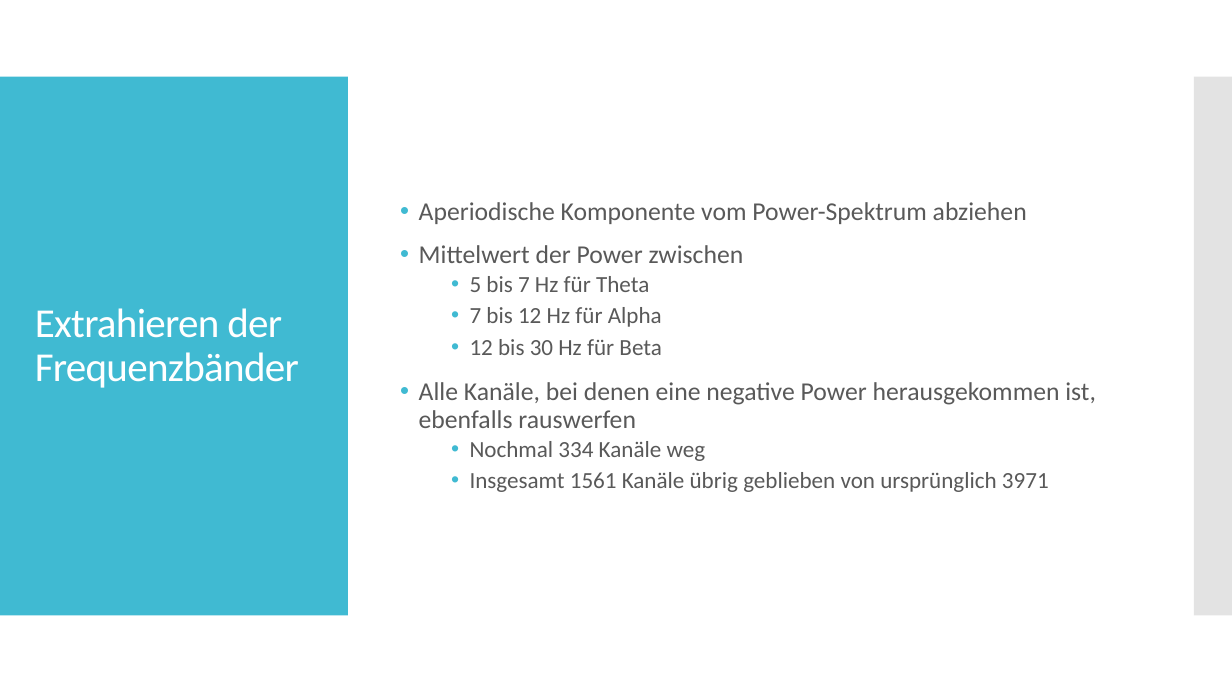
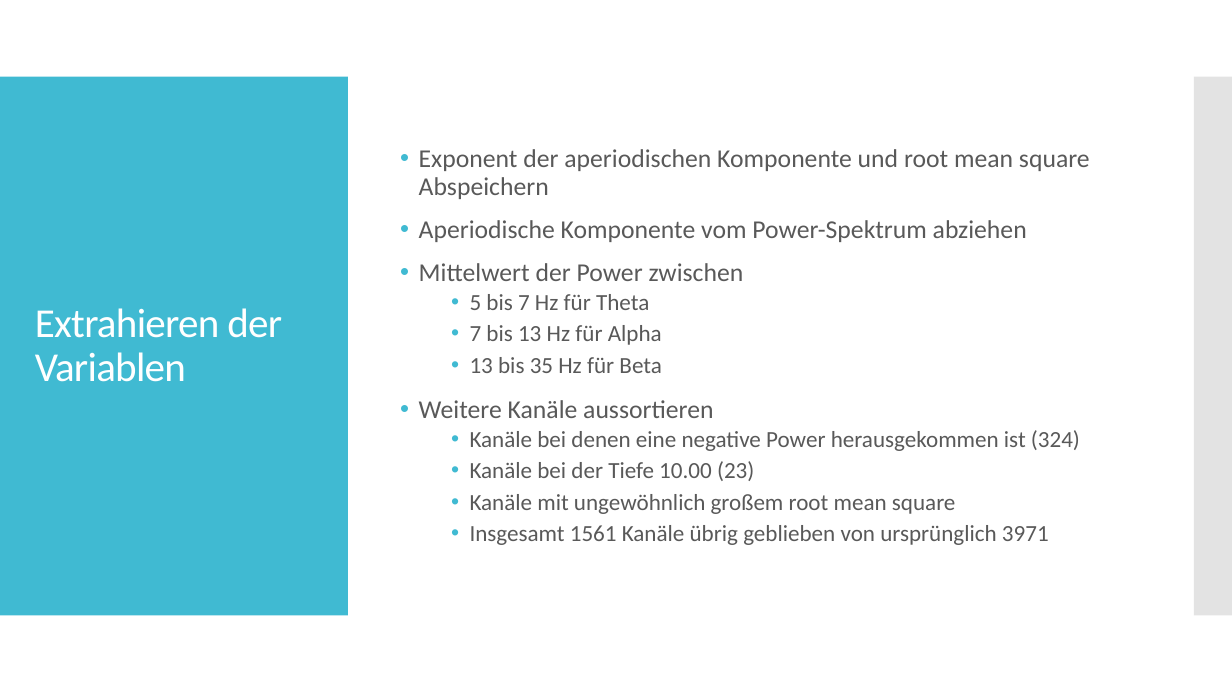
Before and after one commit to christianneumannCAU/Master-CAU, a slide deck: slide 15 of 03_exposé/Results.pptx (slide 9 before the commit). Drawn at 1232x693 pixels with LibreOffice and Linux fonts; fonts in the diff are those of the drawing. Boxes give left, top, right and bottom in pixels: in the first picture for what was removed or moved away, otherwise in the second. Text is boxed around its words. In the diff, an @@ line names an element or a change of style, - is before the commit and + after.

```diff
--- a/03_exposé/Results.pptx
+++ b/03_exposé/Results.pptx
@@ text at (x1=419, y1=149, x2=1090, y2=199): paragraph added @@
+• Exponent der aperiodischen Komponente und root mean square Abspeichern
@@ title at (x1=35, y1=308, x2=282, y2=382): text changed @@
-Extrahieren der Frequenzbänder
+Extrahieren der Variablen
@@ text at (x1=419, y1=325, x2=1080, y2=514): text changed; size 20 to 18 pt @@
-  • 7 bis 12 Hz für Alpha
-  • 12 bis 30 Hz für Beta
-• Alle Kanäle, bei denen eine negative Power herausgekommen ist, ebenfalls rauswerfen
-  • Nochmal 334 Kanäle weg
+  • 7 bis 13 Hz für Alpha
+  • 13 bis 35 Hz für Beta
+• Weitere Kanäle aussortieren
+  • Kanäle bei denen eine negative Power herausgekommen ist (324)
+  • Kanäle bei der Tiefe 10.00 (23)
+  • Kanäle mit ungewöhnlich großem root mean square
```
Also in this commit, not shown: 6 other slides changed, 13 slides added, 6 slides removed, 15 other files.
